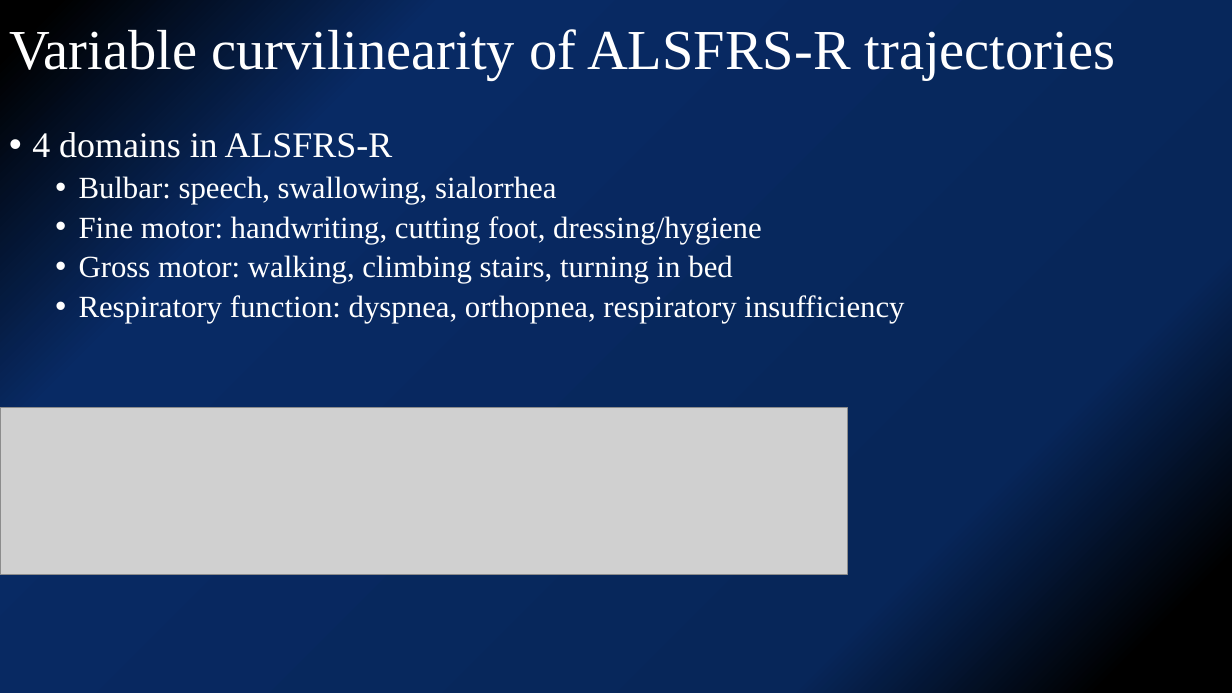
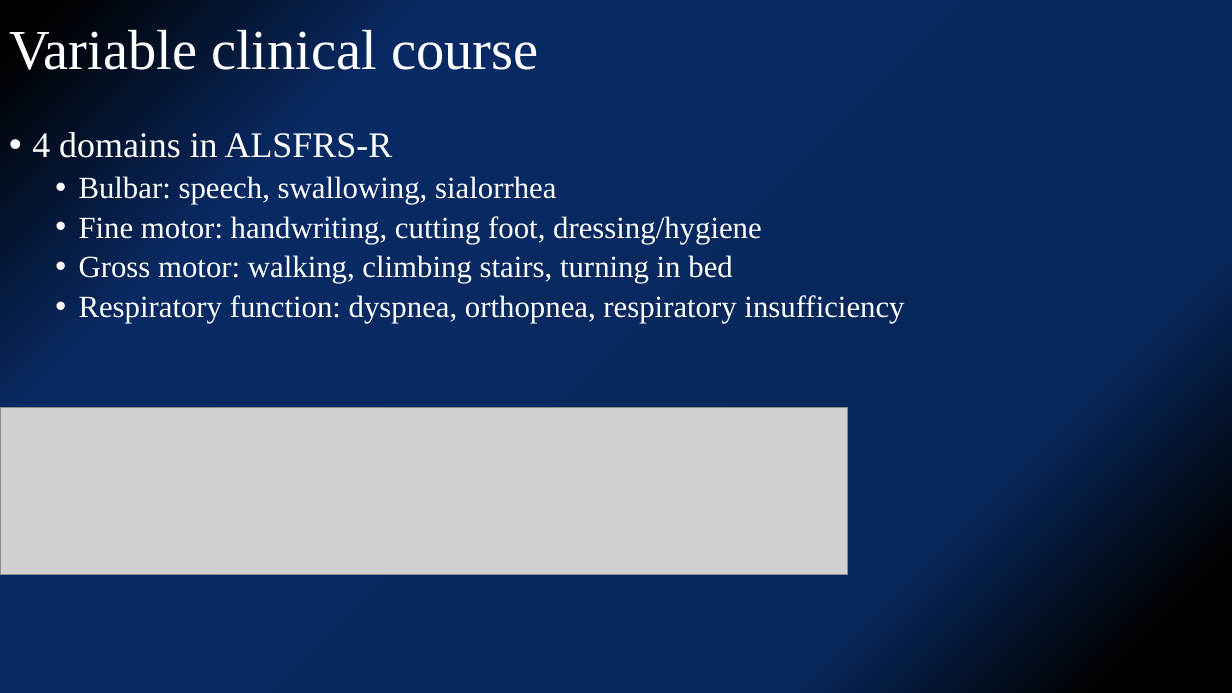
Before and after one commit to kjfdf/lecture, a slide deck: slide 17 of SNUH 심포지엄-유일한.pptx (slide 18 before the commit). Drawn at 1232x693 pixels with LibreOffice and Linux fonts; fonts in the diff are those of the drawing; grey boxes stand for pictures. Boxes give left, top, right and bottom in pixels: in the first picture for what was removed or moved away, otherwise in the second. Text is boxed around its words. In the diff, an @@ line names an element or a change of style, - is before the commit and + after.

```diff
--- a/SNUH 심포지엄-유일한.pptx
+++ b/SNUH 심포지엄-유일한.pptx
@@ title at <box>9,29,538,70</box>: text changed @@
-Variable curvilinearity of ALSFRS-R trajectories
+Variable clinical course
```
Also in this commit, not shown: 8 other slides changed, 3 slides added, 4 slides removed, 1 other file.
